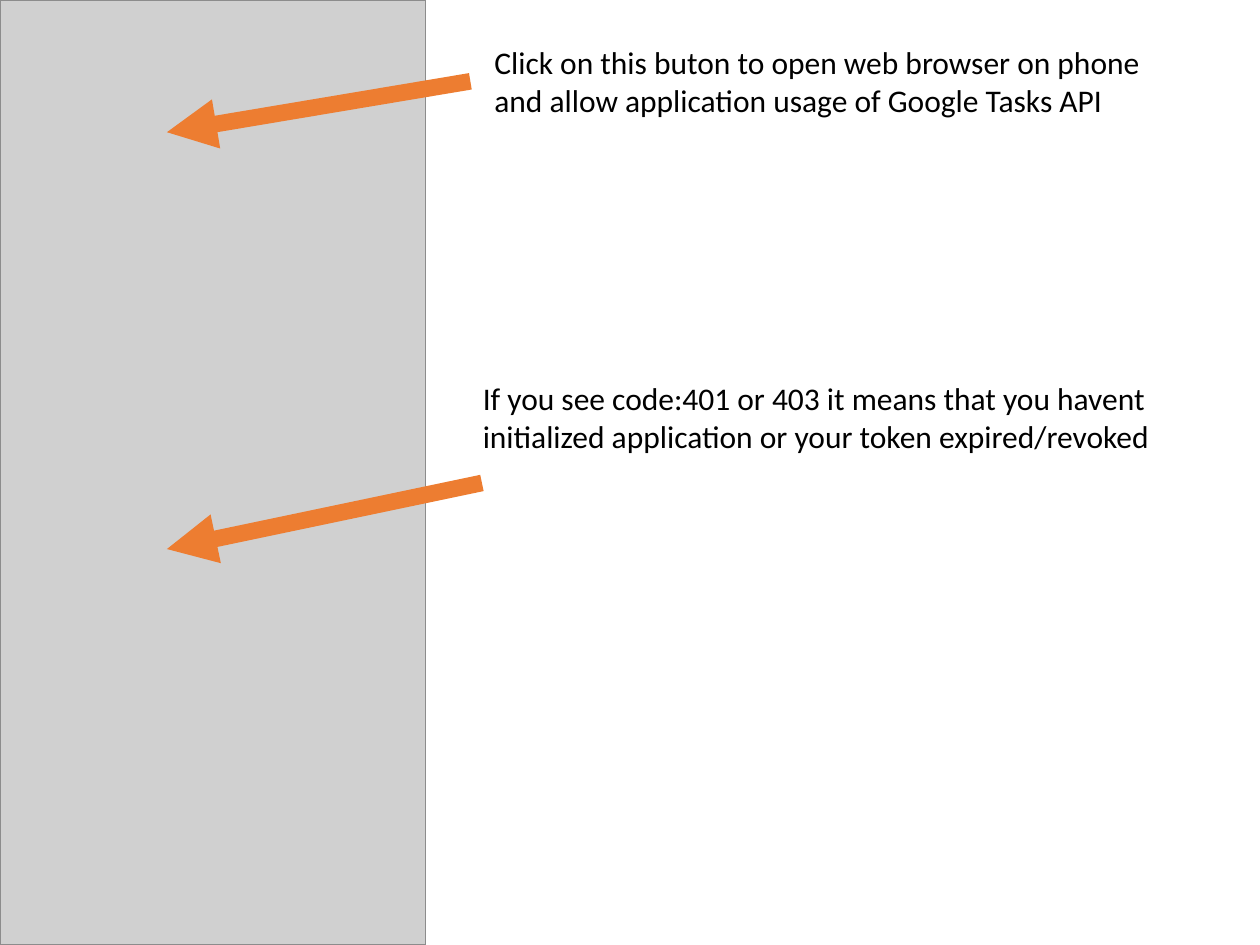
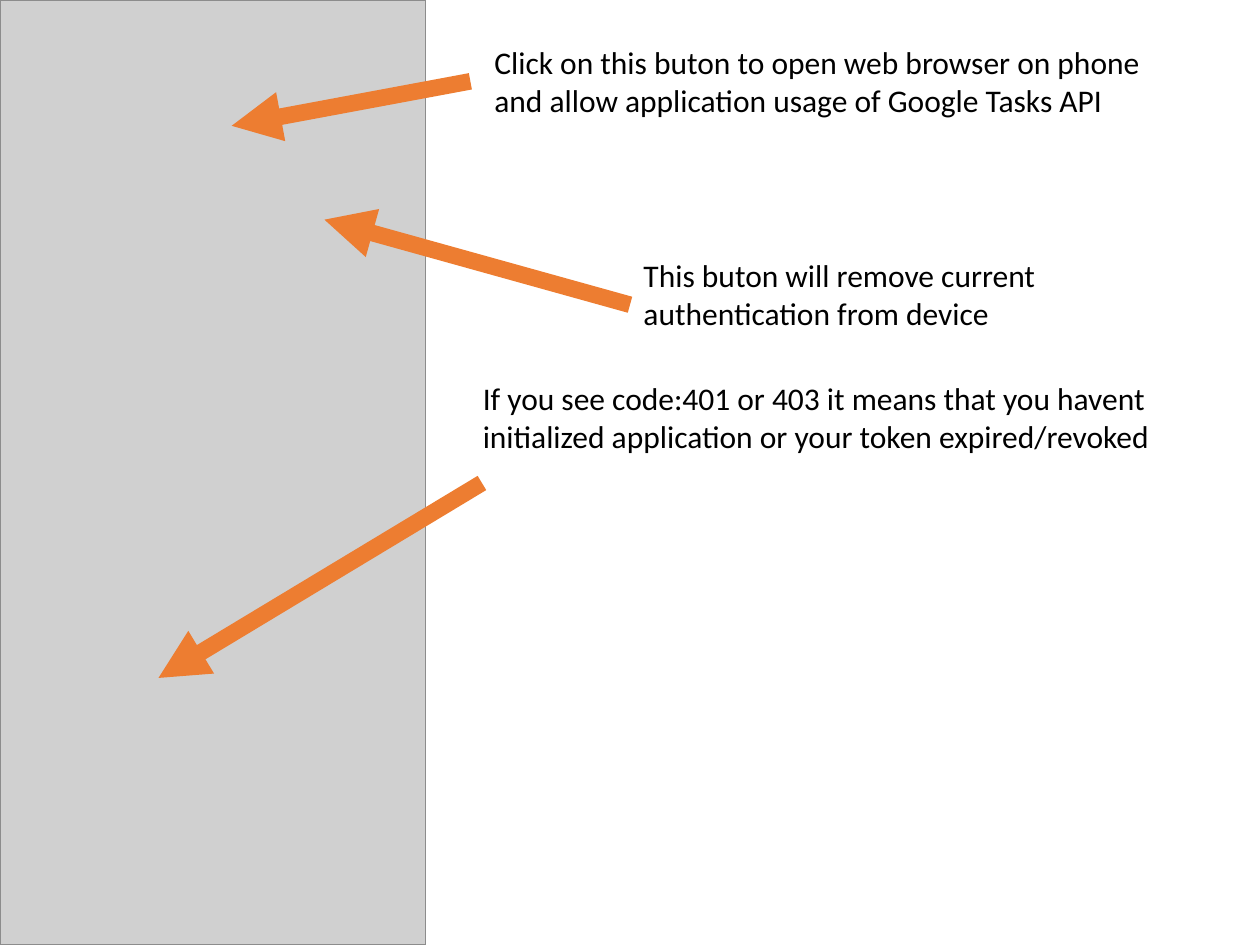
Before and after one commit to maniekes/zeppos-google-tasks, a slide deck: slide 6 of googleTasks.pptx. Drawn at 1260x945 pixels with LibreOffice and Linux fonts; fonts in the diff are those of the drawing; grey boxes stand for pictures. Boxes give left, top, right and bottom in pixels: in the first picture for what was removed or moved away, otherwise in the second. Text is boxed around its words. In the diff, an @@ line names an element or a change of style, - is before the commit and + after.

```diff
--- a/googleTasks.pptx
+++ b/googleTasks.pptx
@@ arrow moved from (470, 82) - (166, 132) to (470, 82) - (232, 126) @@
@@ arrow added from (630, 305) to (325, 219), #ED7D31 9.5 pt @@
@@ text added at [643,265,1035,326], 18 pt, text #000000 @@
+This buton will remove current authentication from device
@@ arrow moved from (483, 483) - (166, 549) to (483, 483) - (159, 678) @@
```
Also in this commit, not shown: 3 other slides changed, 4 slides added, 3 other files.
